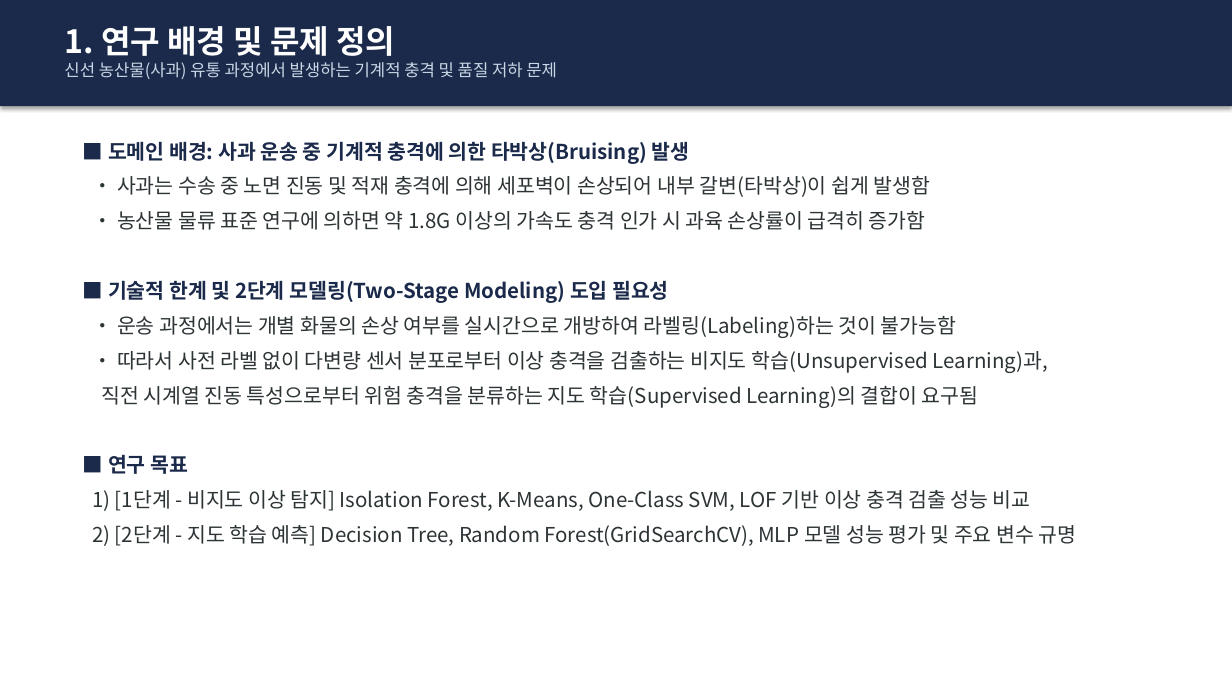
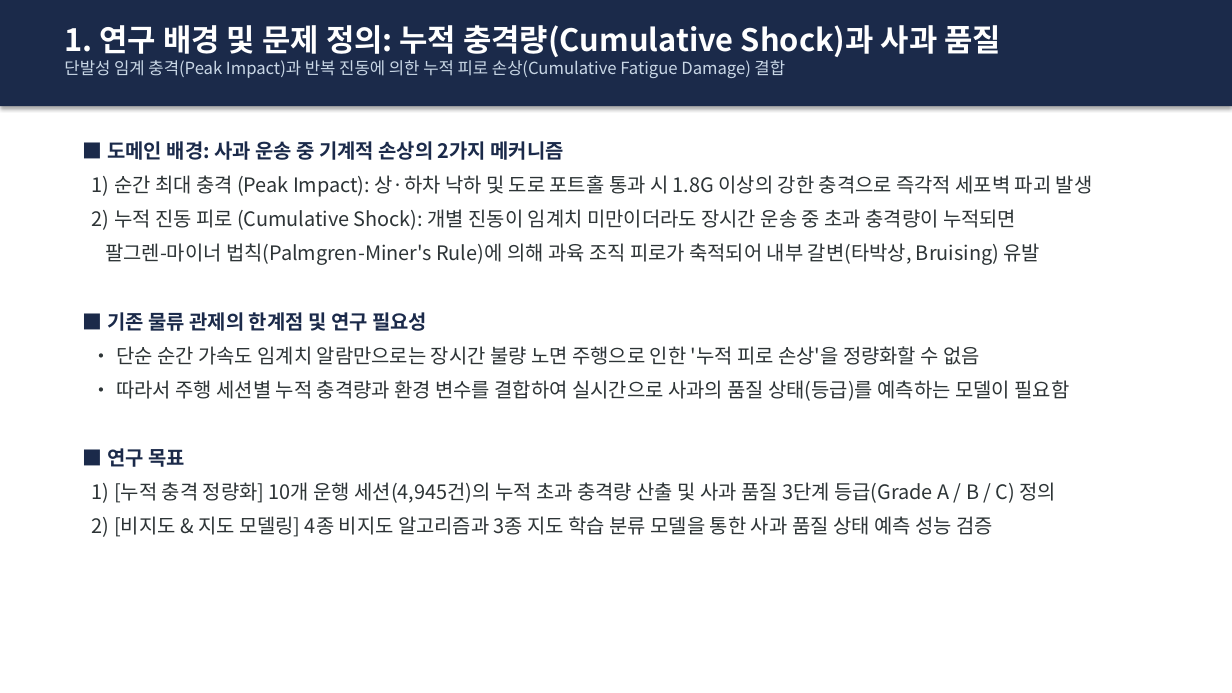
Before and after one commit to sungmin9910/prediction, a slide deck: slide 2 of 사과_운송_이상충격_예측_발표자료.pptx. Drawn at 1232x693 pixels with LibreOffice and Linux fonts; fonts in the diff are those of the drawing. Boxes give left, top, right and bottom in pixels: in the first picture for what was removed or moved away, otherwise in the second. Text is boxed around its words. In the diff, an @@ line names an element or a change of style, - is before the commit and + after.

Commit message:
feat: Update project to Cumulative Shock based Apple Quality State (Grade A/B/C) prediction

```diff
--- a/사과_운송_이상충격_예측_발표자료.pptx
+++ b/사과_운송_이상충격_예측_발표자료.pptx
@@ text at (64,25,1001,78): text changed @@
-1. 연구 배경 및 문제 정의
-신선 농산물(사과) 유통 과정에서 발생하는 기계적 충격 및 품질 저하 문제
+1. 연구 배경 및 문제 정의: 누적 충격량(Cumulative Shock)과 사과 품질
+단발성 임계 충격(Peak Impact)과 반복 진동에 의한 누적 피로 손상(Cumulative Fatigue Damage) 결합
@@ text at (92,141,1093,401): text changed; size 16 to 15.5 pt @@
-■ 도메인 배경: 사과 운송 중 기계적 충격에 의한 타박상(Bruising) 발생
-• 사과는 수송 중 노면 진동 및 적재 충격에 의해 세포벽이 손상되어 내부 갈변(타박상)이 쉽게 발생함
-• 농산물 물류 표준 연구에 의하면 약 1.8G 이상의 가속도 충격 인가 시 과육 손상률이 급격히 증가함
-■ 기술적 한계 및 2단계 모델링(Two-Stage Modeling) 도입 필요성
-• 운송 과정에서는 개별 화물의 손상 여부를 실시간으로 개방하여 라벨링(Labeling)하는 것이 불가능함
-• 따라서 사전 라벨 없이 다변량 센서 분포로부터 이상 충격을 검출하는 비지도 학습(Unsupervised Learning)과,
-직전 시계열 진동 특성으로부터 위험 충격을 분류하는 지도 학습(Supervised Learning)의 결합이 요구됨
+■ 도메인 배경: 사과 운송 중 기계적 손상의 2가지 메커니즘
+1) 순간 최대 충격 (Peak Impact): 상·하차 낙하 및 도로 포트홀 통과 시 1.8G 이상의 강한 충격으로 즉각적 세포벽 파괴 발생
+2) 누적 진동 피로 (Cumulative Shock): 개별 진동이 임계치 미만이더라도 장시간 운송 중 초과 충격량이 누적되면
+팔그렌-마이너 법칙(Palmgren-Miner's Rule)에 의해 과육 조직 피로가 축적되어 내부 갈변(타박상, Bruising) 유발
+■ 기존 물류 관제의 한계점 및 연구 필요성
+• 단순 순간 가속도 임계치 알람만으로는 장시간 불량 노면 주행으로 인한 '누적 피로 손상'을 정량화할 수 없음
+• 따라서 주행 세션별 누적 충격량과 환경 변수를 결합하여 실시간으로 사과의 품질 상태(등급)를 예측하는 모델이 필요함
@@ text at (107,448,185,467): size 16 to 15.5 pt in "■ 연구 목표" @@
@@ text at (92,482,1057,537): text changed; size 16 to 15.5 pt @@
-1) [1단계 - 비지도 이상 탐지] Isolation Forest, K-Means, One-Class SVM, LOF 기반 이상 충격 검출 성능 비교
-2) [2단계 - 지도 학습 예측] Decision Tree, Random Forest(GridSearchCV), MLP 모델 성능 평가 및 주요 변수 규명
+1) [누적 충격 정량화] 10개 운행 세션(4,945건)의 누적 초과 충격량 산출 및 사과 품질 3단계 등급(Grade A / B / C) 정의
+2) [비지도 & 지도 모델링] 4종 비지도 알고리즘과 3종 지도 학습 분류 모델을 통한 사과 품질 상태 예측 성능 검증
```
Also in this commit, not shown: 8 other slides changed, 1 slide added, 1 slide removed, 9 other files.
